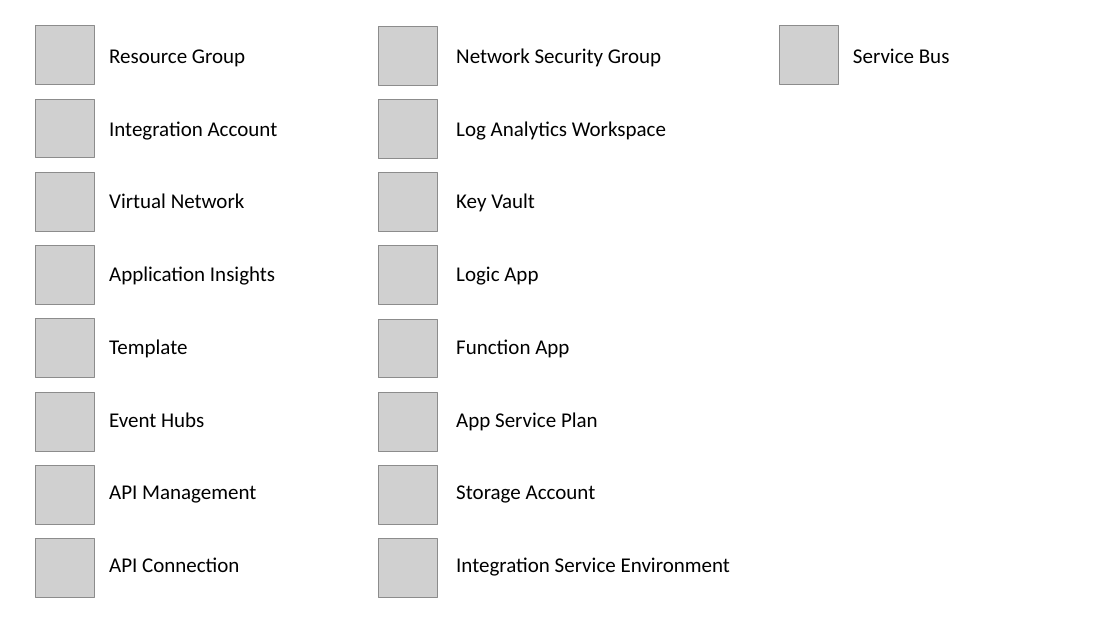
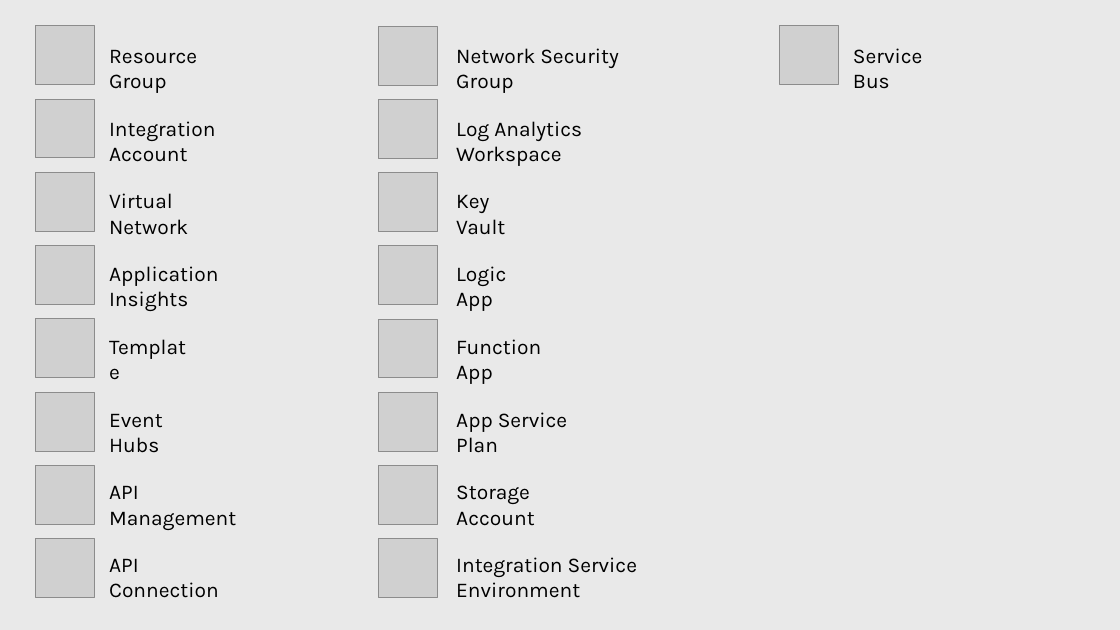
Before and after one commit to Azure-Samples/azure-logic-apps-pipeline-orchestration, a slide deck: slide 12 of resources/Diagrams.pptx (slide 1 before the commit). Drawn at 1120x630 pixels with LibreOffice and Linux fonts; fonts in the diff are those of the drawing; grey boxes stand for pictures. Boxes give left, top, right and bottom in pixels: in the first picture for what was removed or moved away, otherwise in the second. Text is boxed around its words. In the diff, an @@ line names an element or a change of style, - is before the commit and + after.

```diff
--- a/resources/Diagrams.pptx
+++ b/resources/Diagrams.pptx
@@ background #FFFFFF to #E9E9E9 @@
@@ font Calibri to Karla in 17 elements at <box>109,49,197,93</box>, <box>109,121,215,162</box>, <box>109,193,188,235</box>, <box>109,558,219,598</box>, <box>109,485,236,530</box>, <box>109,413,163,453</box>, <box>101,329,197,363</box>, <box>109,266,218,311</box>, <box>456,48,618,93</box>, <box>456,121,582,166</box>, <box>456,194,505,235</box>, <box>456,557,637,598</box>, <box>456,485,534,526</box>, <box>456,412,567,453</box>, <box>456,339,541,384</box>, <box>456,266,506,311</box>, <box>853,48,922,89</box> @@
```
Also in this commit, not shown: 3 other slides changed, 8 slides added, 1 slide removed, 5 other files.
